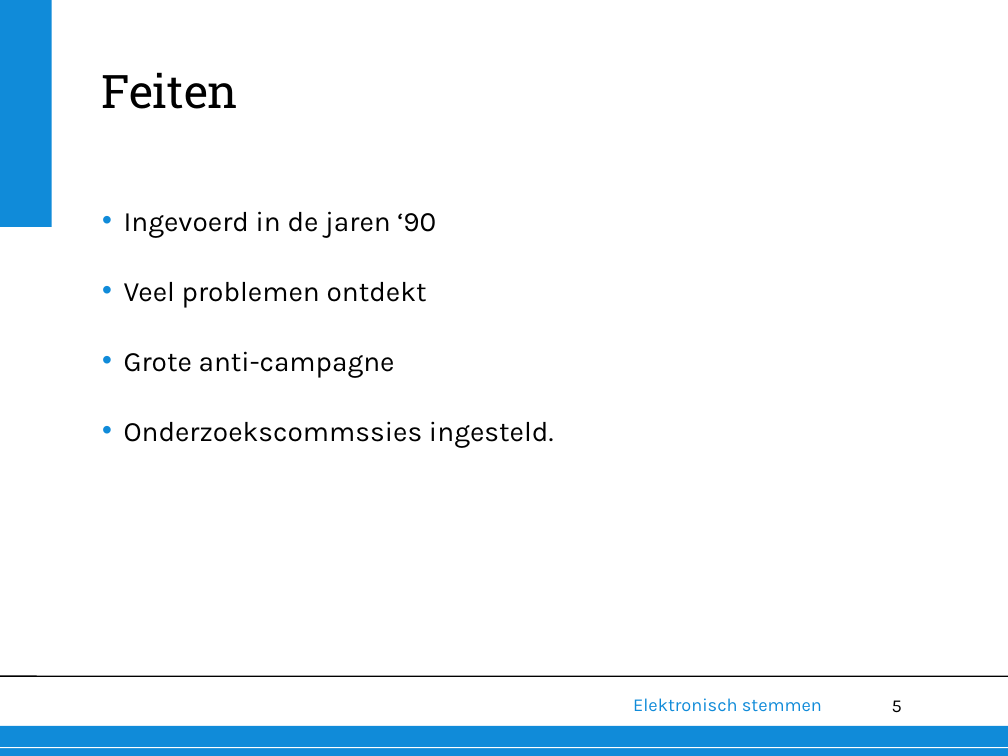
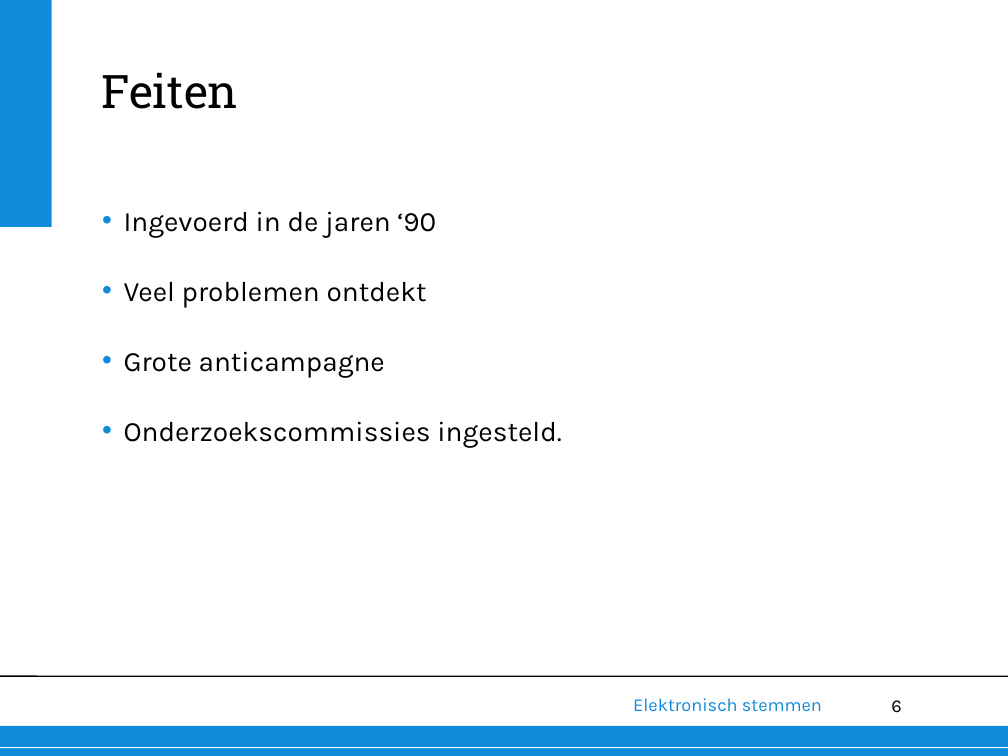
Before and after one commit to deazurain/ethiek, a slide deck: slide 6 of presentatie/presentatie.pptx (slide 5 before the commit). Drawn at 1008x756 pixels with LibreOffice and Linux fonts; fonts in the diff are those of the drawing; background and template pictures are left out. Boxes give left, top, right and bottom in pixels: in the first picture for what was removed or moved away, otherwise in the second. Text is boxed around its words. In the diff, an @@ line names an element or a change of style, - is before the commit and + after.

```diff
--- a/presentatie/presentatie.pptx
+++ b/presentatie/presentatie.pptx
@@ text at (x1=124, y1=351, x2=562, y2=448): text changed @@
-• Grote anti-campagne
-• Onderzoekscommssies ingesteld.
+• Grote anticampagne
+• Onderzoekscommissies ingesteld.
@@ page number at (x1=891, y1=700, x2=901, y2=712): text changed @@
-5
+6
```
Also in this commit, not shown: 2 other slides changed, 1 slide added.
